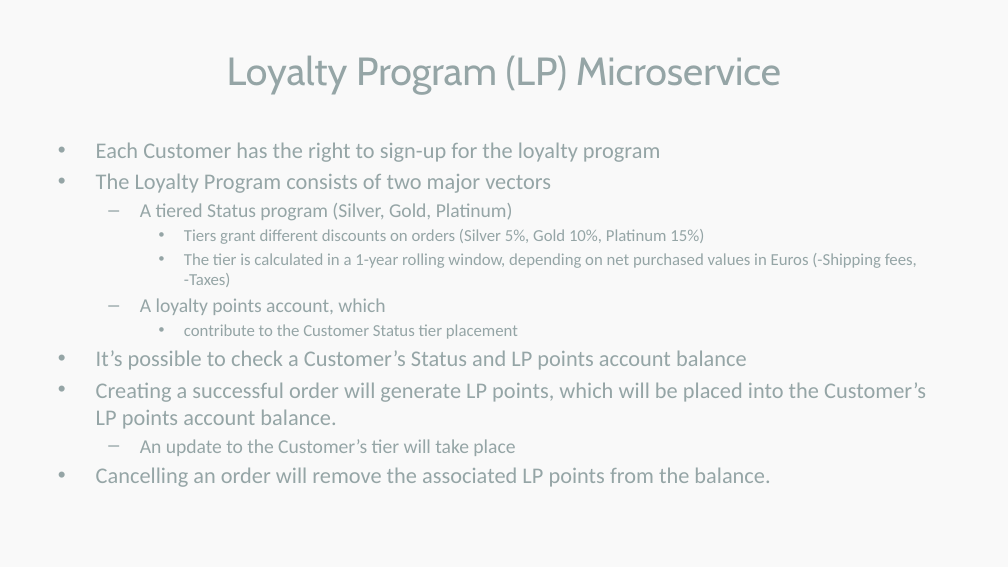
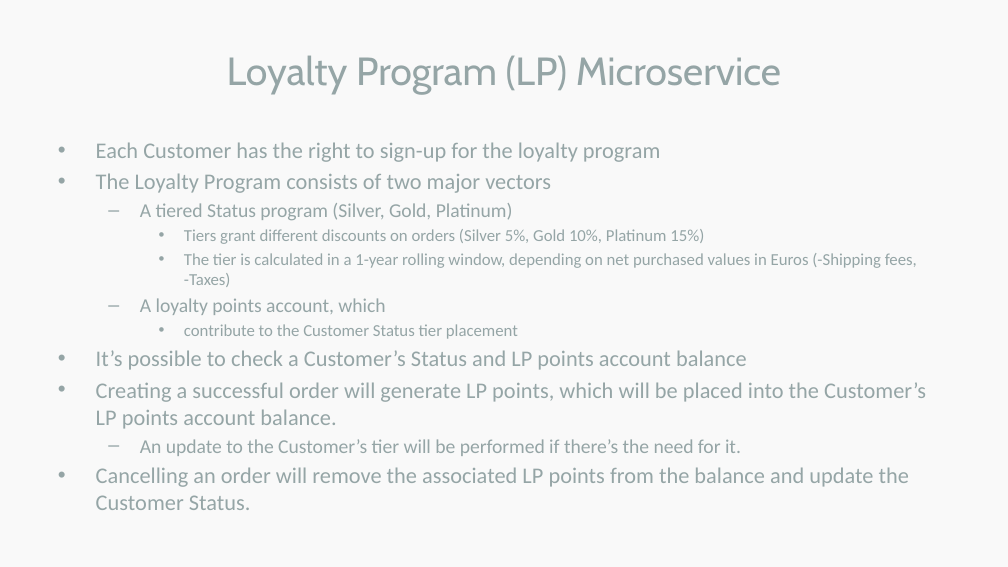
Before and after one commit to LinkRedCloud/loyaltyprogrammicroservice, a slide deck: slide 2 of Loyalty Program Microservice.pptx. Drawn at 1008x567 pixels with LibreOffice and Linux fonts; fonts in the diff are those of the drawing. Boxes give left, top, right and bottom in pixels: in the first picture for what was removed or moved away, otherwise in the second. Text is boxed around its words. In the diff, an @@ line names an element or a change of style, - is before the commit and + after.

Commit message:
Loyalty Program Microservice Design Document

```diff
--- a/Loyalty Program Microservice.pptx
+++ b/Loyalty Program Microservice.pptx
@@ text at (96, 439, 909, 510): text changed @@
-  – An update to the Customer’s tier will take place
-• Cancelling an order will remove the associated LP points from the balance.
+  – An update to the Customer’s tier will be performed if there’s the need for it.
+• Cancelling an order will remove the associated LP points from the balance and update the Customer Status.
```
Also in this commit, not shown: 1 other slide changed, 2 slides added.
